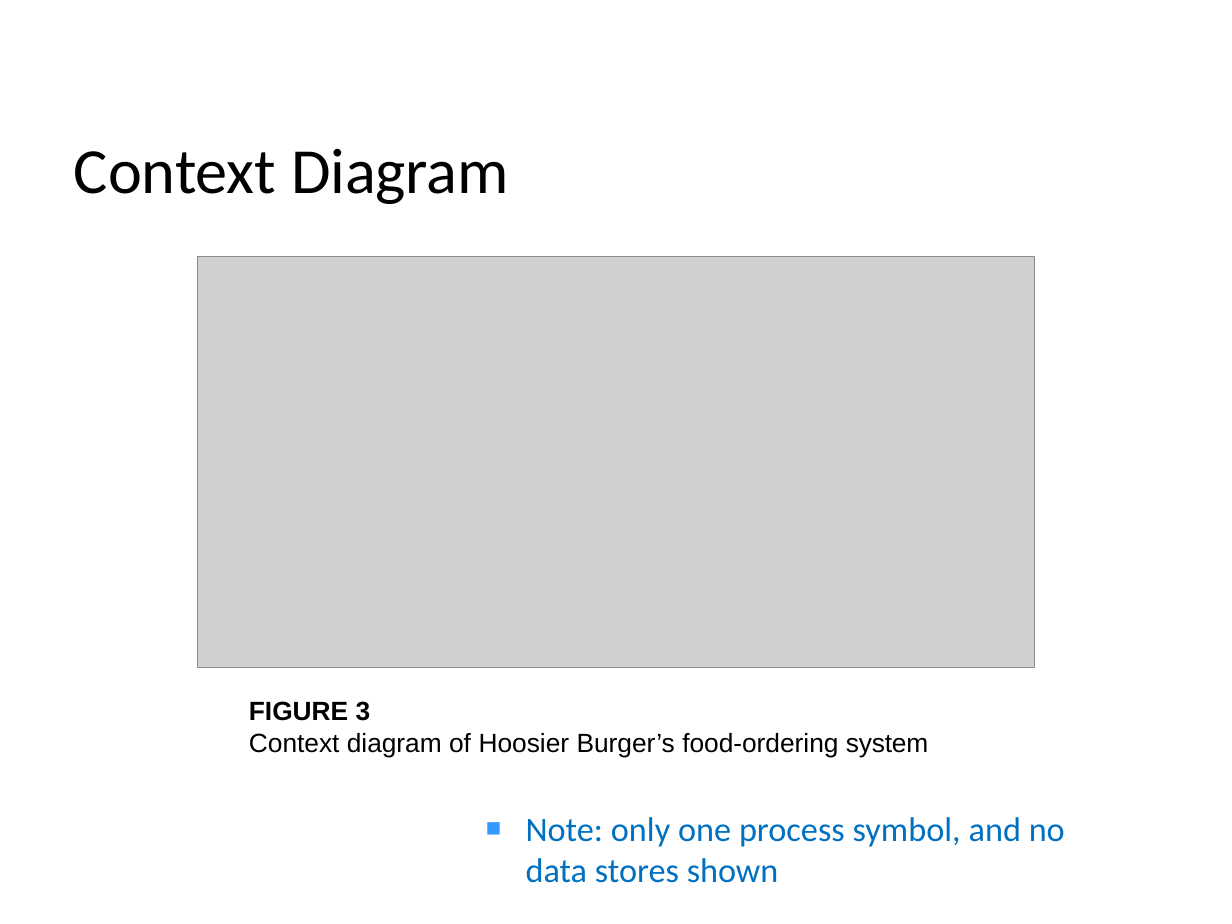
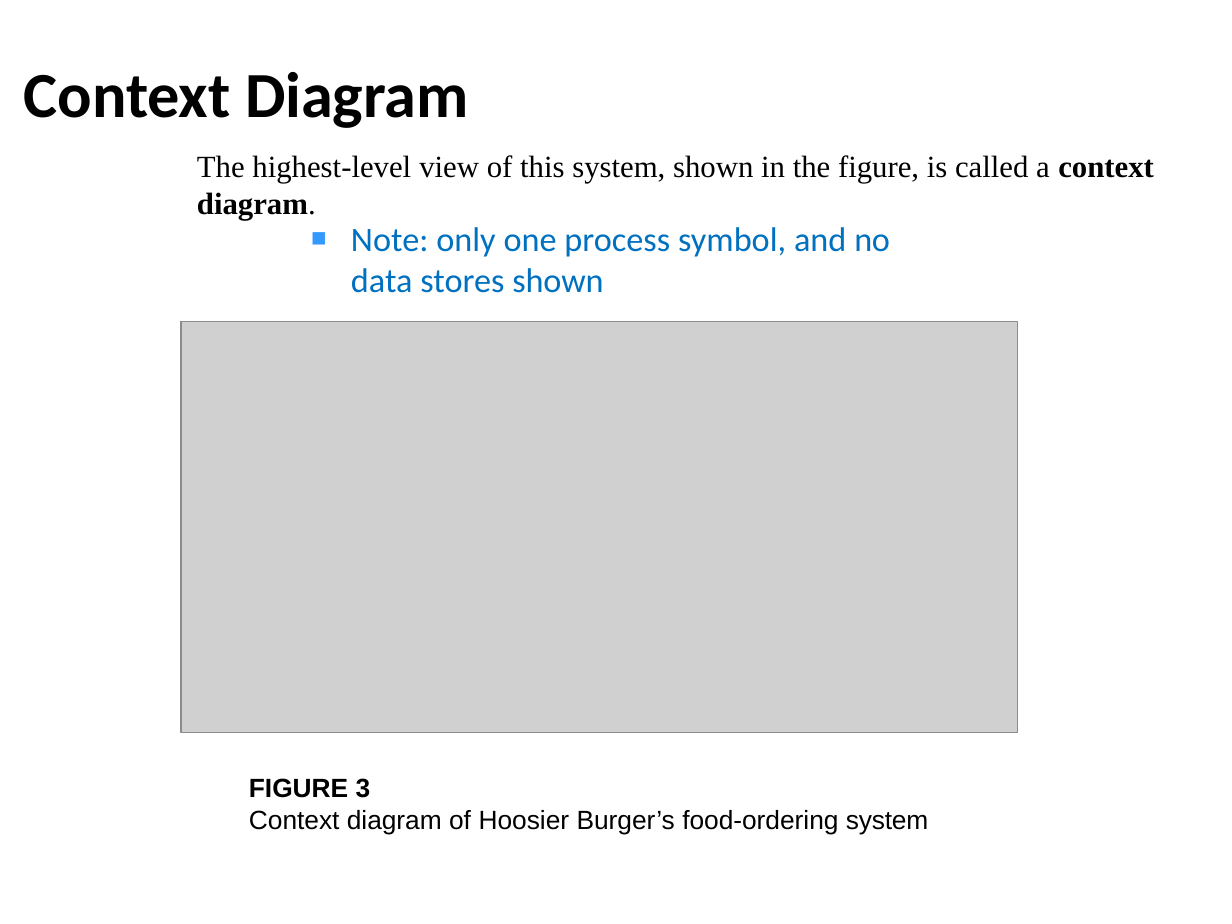
Before and after one commit to weiliang1995/UPM-Master-Software-Engineering-Course, a slide deck: slide 12 of SWE5300/Chapter 3-2 Software Analysis Requirements.pptx. Drawn at 1232x924 pixels with LibreOffice and Linux fonts; fonts in the diff are those of the drawing; grey boxes stand for pictures. Boxes give left, top, right and bottom in pixels: in the first picture for what was removed or moved away, otherwise in the second. Text is boxed around its words. In the diff, an @@ line names an element or a change of style, - is before the commit and + after.

```diff
--- a/SWE5300/Chapter 3-2 Software Analysis Requirements.pptx
+++ b/SWE5300/Chapter 3-2 Software Analysis Requirements.pptx
@@ title "Context Diagram": place and size @@
-title "Context Diagram" at [74,148,509,204]
+title "Context Diagram" at [24,72,468,128]
@@ title "Context Diagram" at [24,72,468,128]: bold on @@
@@ text added at [197,155,1154,220], 18 pt, text #000000 @@
+The highest-level view of this system, shown in the figure, is called a context diagram.
@@ text "Note: only one process symbol, ...": place and size @@
-text "Note: only one process symbol, ..." at [526,817,1065,883]
+text "Note: only one process symbol, ..." at [351,227,890,293]
@@ picture: place and size @@
-picture at [197,256,1034,667]
+picture at [181,322,1018,732]
@@ text "FIGURE 3": place and size @@
-text "FIGURE 3" at [249,701,928,758]
+text "FIGURE 3" at [249,778,928,835]
```
Also in this commit, not shown: 7 other slides changed, 9 slides added, 5 slides removed, 4 other files.
